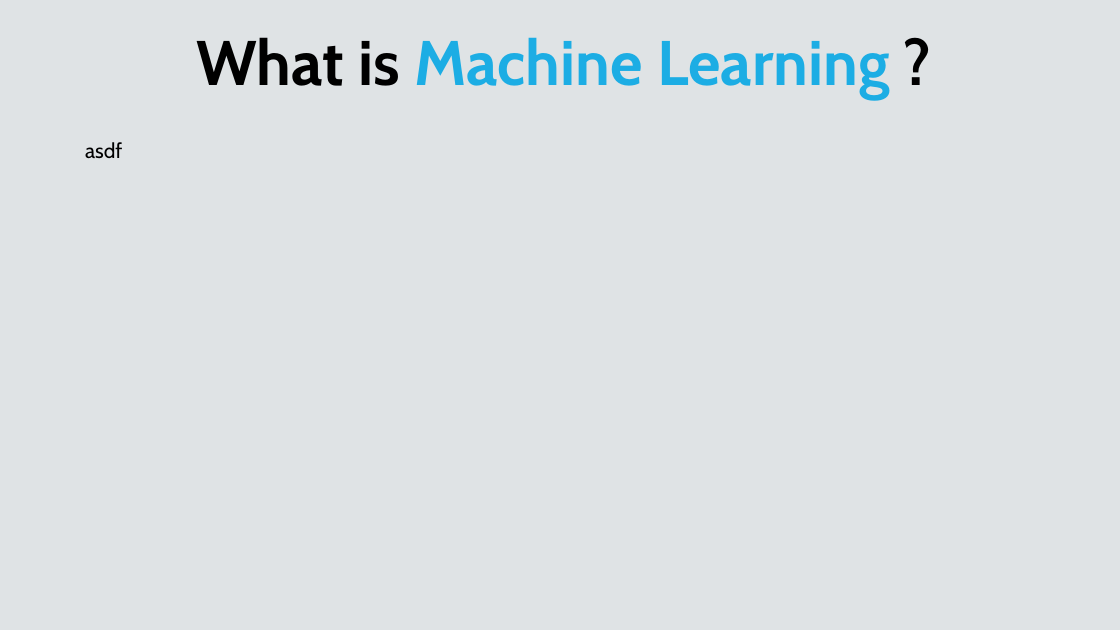
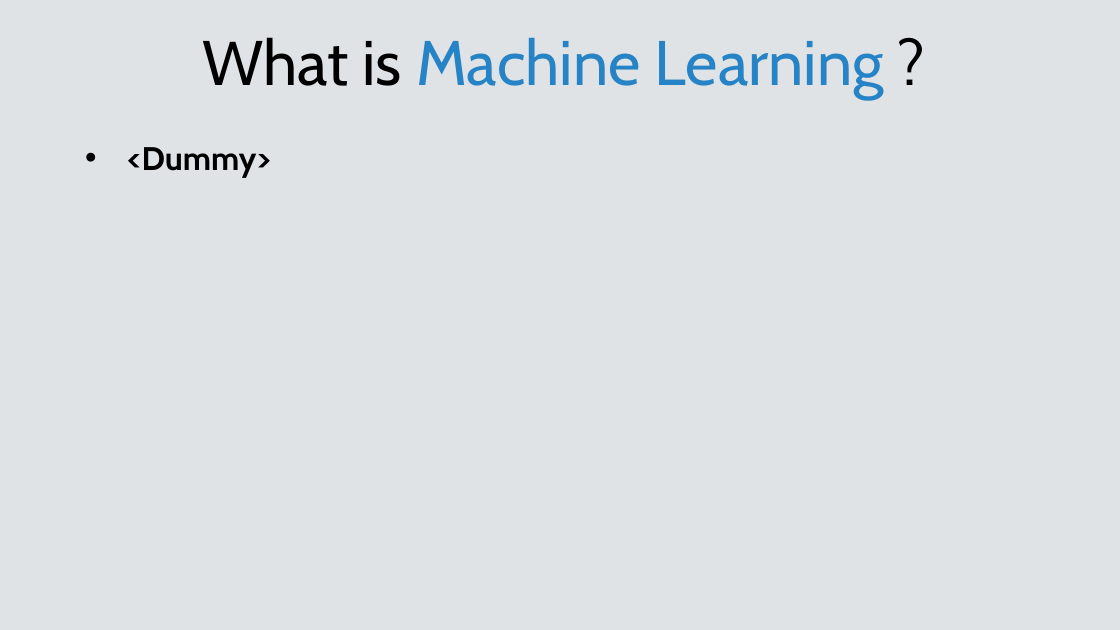
Before and after one commit to l4zy0n3/Stocks, a slide deck: slide 12 of Docs/Stock Market Sentiment Analysis and Price Prediction.pptx (slide 9 before the commit). Drawn at 1120x630 pixels with LibreOffice and Linux fonts; fonts in the diff are those of the drawing. Boxes give left, top, right and bottom in pixels: in the first picture for what was removed or moved away, otherwise in the second. Text is boxed around its words. In the diff, an @@ line names an element or a change of style, - is before the commit and + after.

```diff
--- a/Docs/Stock Market Sentiment Analysis and Price Prediction.pptx
+++ b/Docs/Stock Market Sentiment Analysis and Price Prediction.pptx
@@ text "What is Machine Learning ?" at (x1=202, y1=37, x2=884, y2=99): text colour #1CADE4 to #2683C6 in "Machine Learning"; bold off @@
@@ text removed at (x1=85, y1=142, x2=122, y2=158) @@
-asdf
@@ text added at (x1=127, y1=147, x2=271, y2=177), 28 pt, text #000000, bold @@
+• <Dummy>
```
Also in this commit, not shown: 5 other slides changed, 5 slides added, 1 slide removed.
